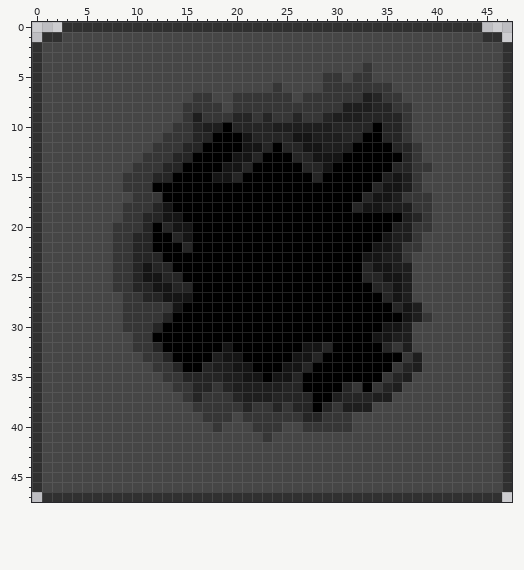
File history of a pixel-art file, images/tiles/rock.aseprite. Above is the file before it was changed.
48x48 pixels, 1 frame.
Once edited:
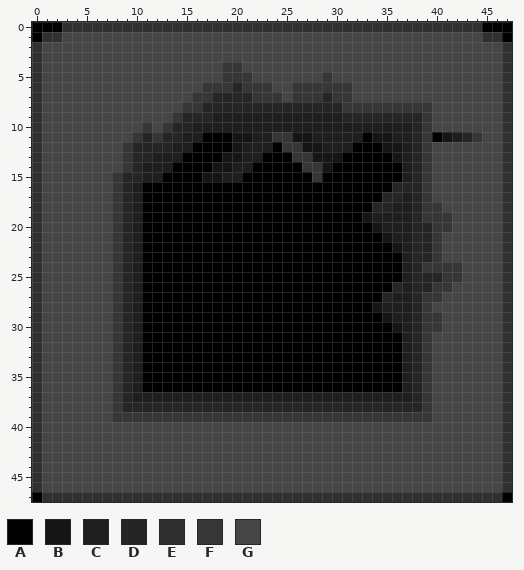
Palette (. is transparent): A #000000  B #151515  C #1e1e1e  D #252525  E #303030  F #363636  G #464646
Difference:
Changed rows in their new state; - is an unchanged pixel.
first column x 0:
 0 AAA------------------------------------------AAA
 1 A----------------------------------------------A
 4 -------------------FF------------G--------------
 5 -------------------FFF--------G-GG--------------
 6 -----------------FFFDFFFG-FFF---GGGG------------
 7 ------------------DDDD---GF--D--GGGGG-----------
 8 -----------------DDDDDDDDDDDDDDFFFFF--FF--------
 9 --------------FDDDCCCCCCCCCCCC-DD----DDF--------
10 -----------F-FDDC--CCCCC------CCCCCCCCDF--------
11 ----------FDFDDCCA--B-CCFF-----CC-BBCCDFABCDF---
12 ---------FDDDDCCA---BCCC-FF--------BBCDF--------
13 ---------FDDCCCA---B-CC---FF--------BCDF--------
14 ---------FDCCCA---B-CC-----FF-------ACD---------
15 --------FDDCCA---B-CC-------F------AA-DF--------
16 --------FDCA----------------------AADDDF--------
17 --------FDCAA--------------------AADDCD---------
18 --------FDCAAA------------------AADD--D-F-------
19 --------FDCAAAA------------------BCCC---FF------
20 ---------DCA-AAA------------------BC--DDFF------
21 ---------DCA--AA----------------------DDF-------
22 ---------DCA---A------------------AABCDDF-------
23 ---------DCAA--------------------AAAACDDF-------
24 ---------DCAAA-------------------AAAA-DFFFF-----
25 ---------DCAAAA------------------AAAA-DDDFF-----
26 ---------DCAAAAA------------------AAD-DDFF------
27 --------FDCAAAAA--------------------C-DFF-------
28 --------FDCAAAA-------------------BCCCDF--------
29 --------FDCAAA---------------------BCCD-F-------
30 --------FDCAA----------------------A--DFF-------
31 --------FDCA----------------------AAA-DF--------
32 --------FDCAA------A-------AAA-----AA-DF--------
33 --------FDCAAA----AAA-----AAA--------CDF--------
34 --------FDCAAAA--AAAAA---AAA--------ACDF--------
35 --------FDCAAAAAAAAAAAA-AAA--------AA-DF--------
36 --------FDCAAAAAAAAAAAAAAAA----AA-AAACDF--------
37 --------FDCCCCCCCCCCC---CCCCCC-CCC--CCDF--------
38 --------FDDDDDDDDDDDD-DD-D--D-DDDDDDDDDF--------
39 --------FFFFFFFFF---F------FF---FFFFFFFF--------
40 ------------------G---GGG--GGGGG----------------
41 -----------------------G------------------------
first column x 0:
47 A----------------------------------------------A
Boxes around the changes in both pictures, in picture pixels (x1, y1, x2, y2):
added: (32, 22, 62, 42)
added: (482, 22, 512, 42)
changed: (112, 62, 482, 442)
added: (32, 492, 42, 502)
added: (502, 492, 512, 502)
